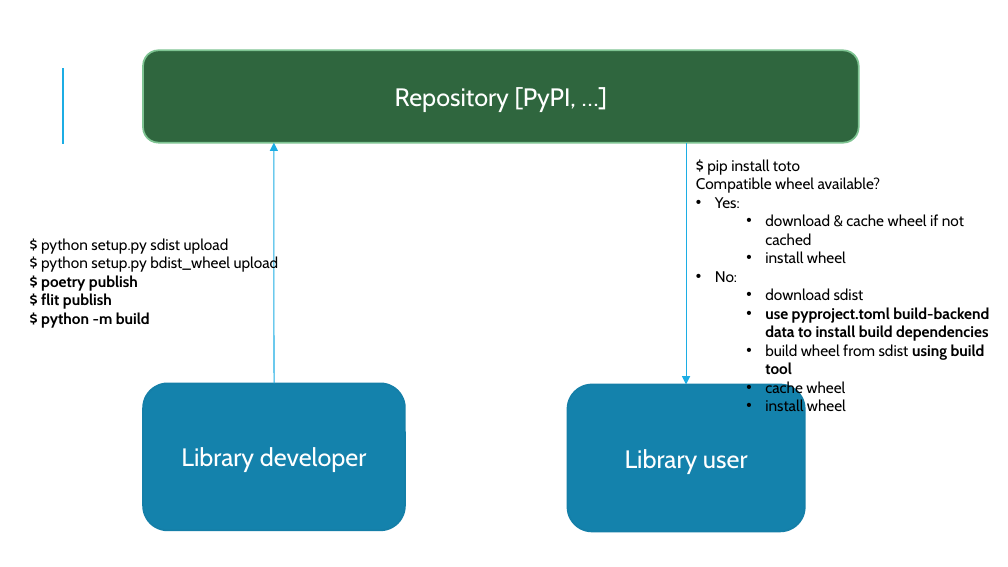
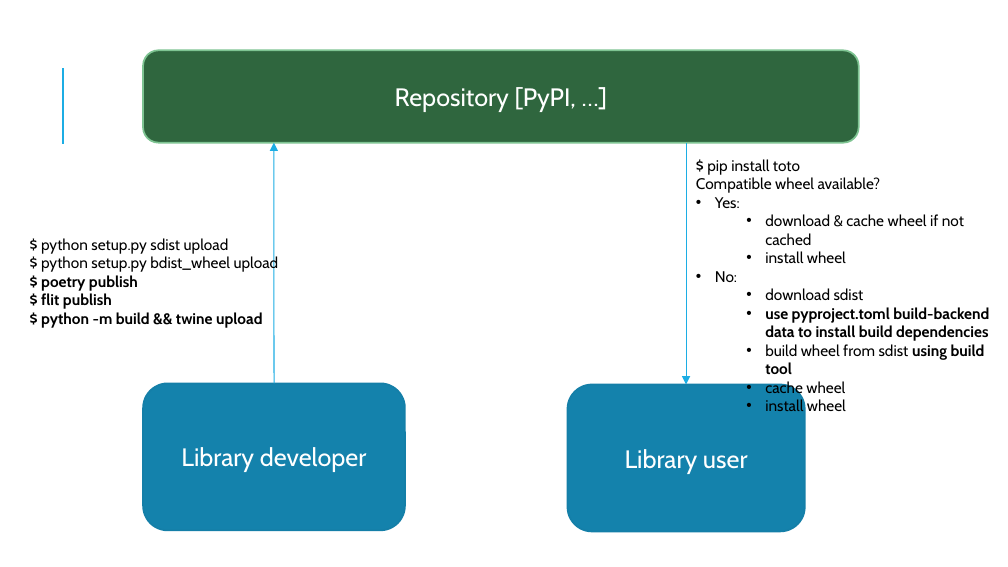
Before and after one commit to alexprengere/presentations, a slide deck: slide 16 of python_packaging_2021/PythonPackagingIn2021.pptx. Drawn at 1008x567 pixels with LibreOffice and Linux fonts; fonts in the diff are those of the drawing. Boxes give left, top, right and bottom in pixels: in the first picture for what was removed or moved away, otherwise in the second. Text is boxed around its words. In the diff, an @@ line names an element or a change of style, - is before the commit and + after.

Commit message:
Add python 3.10 presentation

```diff
--- a/python_packaging_2021/PythonPackagingIn2021.pptx
+++ b/python_packaging_2021/PythonPackagingIn2021.pptx
@@ text at <box>41,312,262,328</box>: text changed @@
-$ python -m build
+$ python -m build && twine upload
```
Also in this commit, not shown: 4 other slides changed, 1 slide added, 39 other files.
